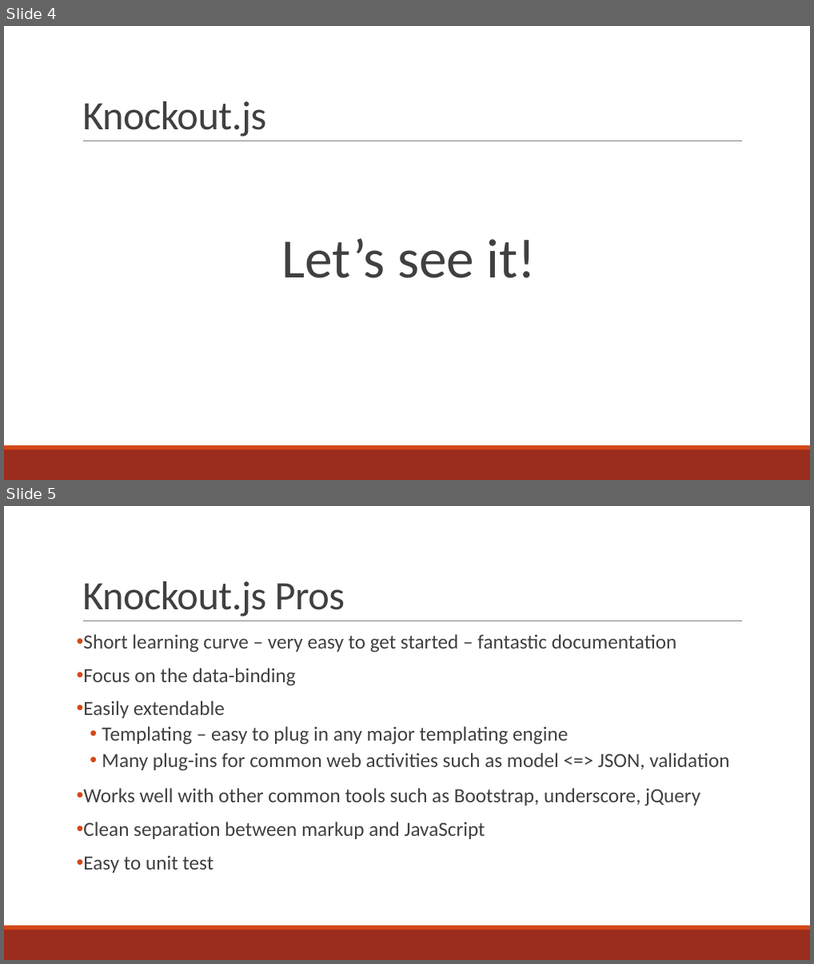
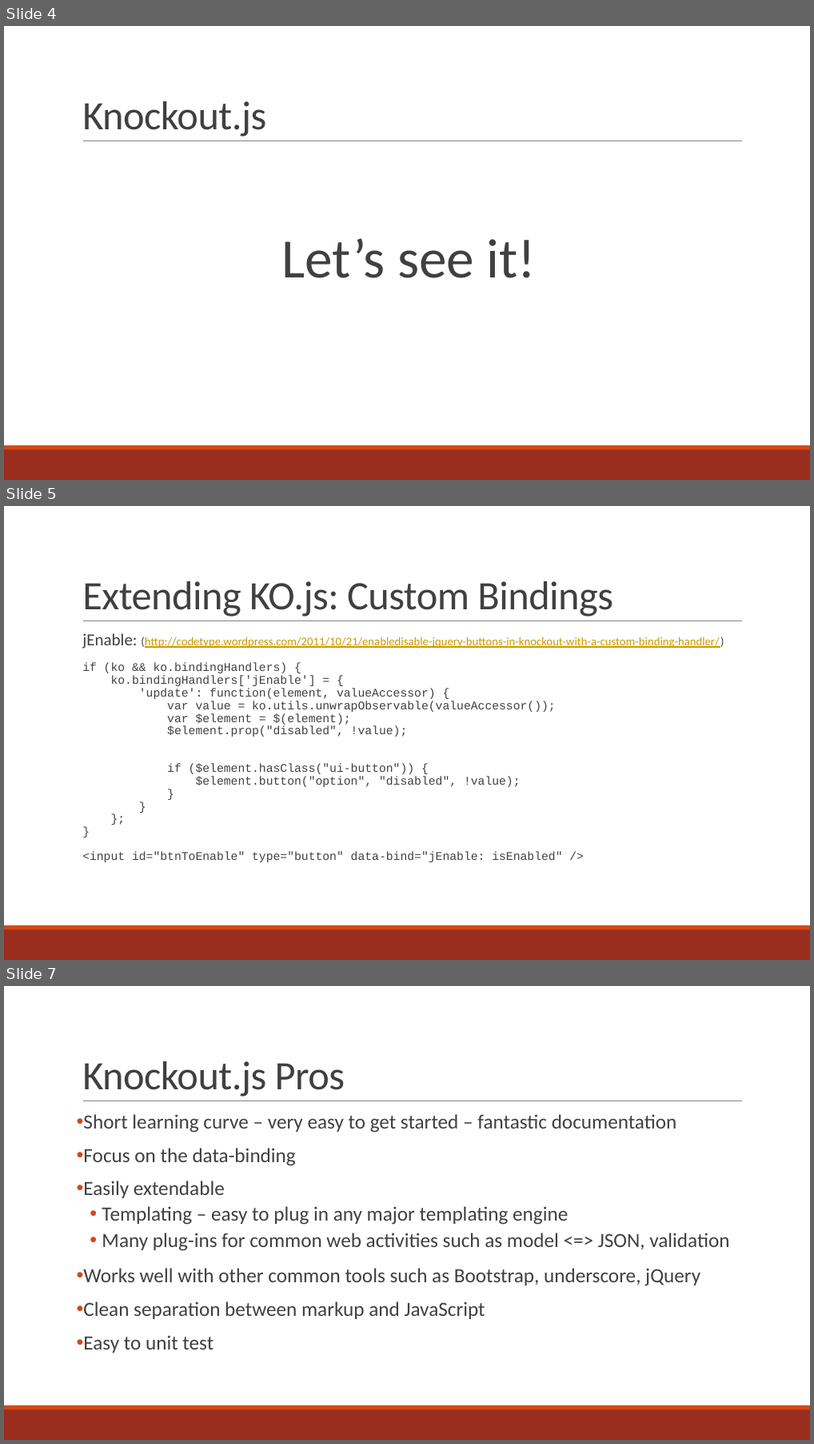
Before and after one commit to JoeDoyle23/IndyJS-Knockout, a slide deck: Knockout.pptx. Shown one above the other, each under a label of ours: slides 4 and 5 before the commit, slides 4, 5 and 7 after it; the slides between them are not shown. The pictures are 814x964 and 814x1444 pixels, drawn with LibreOffice and Linux fonts; fonts in the diff are those of the drawing. Boxes give left, top, right and bottom in pixels: in the first picture for what was removed or moved away, otherwise in the second. Text is boxed around its words. In the diff, an @@ line names an element or a change of style, - is before the commit and + after.

```diff
--- a/Knockout.pptx
+++ b/Knockout.pptx
@@ slide 5 added at (4,506,810,960), background #FFFFFF; not listed: 3 template elements that a slide beside it also shows @@
@@ title added at (82,581,614,616), 48 pt, text #404040 @@
+Extending KO.js: Custom Bindings
@@ text added at (82,633,724,862), 14 pt, text #404040 @@
+  jEnable: (http://codetype.wordpress.com/2011/10/21/enabledisable-jquery-buttons-in-knockout-with-a-custom-binding-handler/)
+  if (ko && ko.bindingHandlers) {
+  ko.bindingHandlers['jEnable'] = {
+  'update': function(element, valueAccessor) {
+  var value = ko.utils.unwrapObservable(valueAccessor());
+  var $element = $(element);
+  $element.prop("disabled", !value);
+  if ($element.hasClass("ui-button")) {
+  $element.button("option", "disabled", !value);
+  }
+  }
+  };
+  }
+  <input id="btnToEnable" type="button" data-bind="jEnable: isEnabled" />
@@ what was slide 5 is now slide 7 @@
```
Also in this commit, not shown: 1 other slide added, 1 slide removed, 4 other files.
